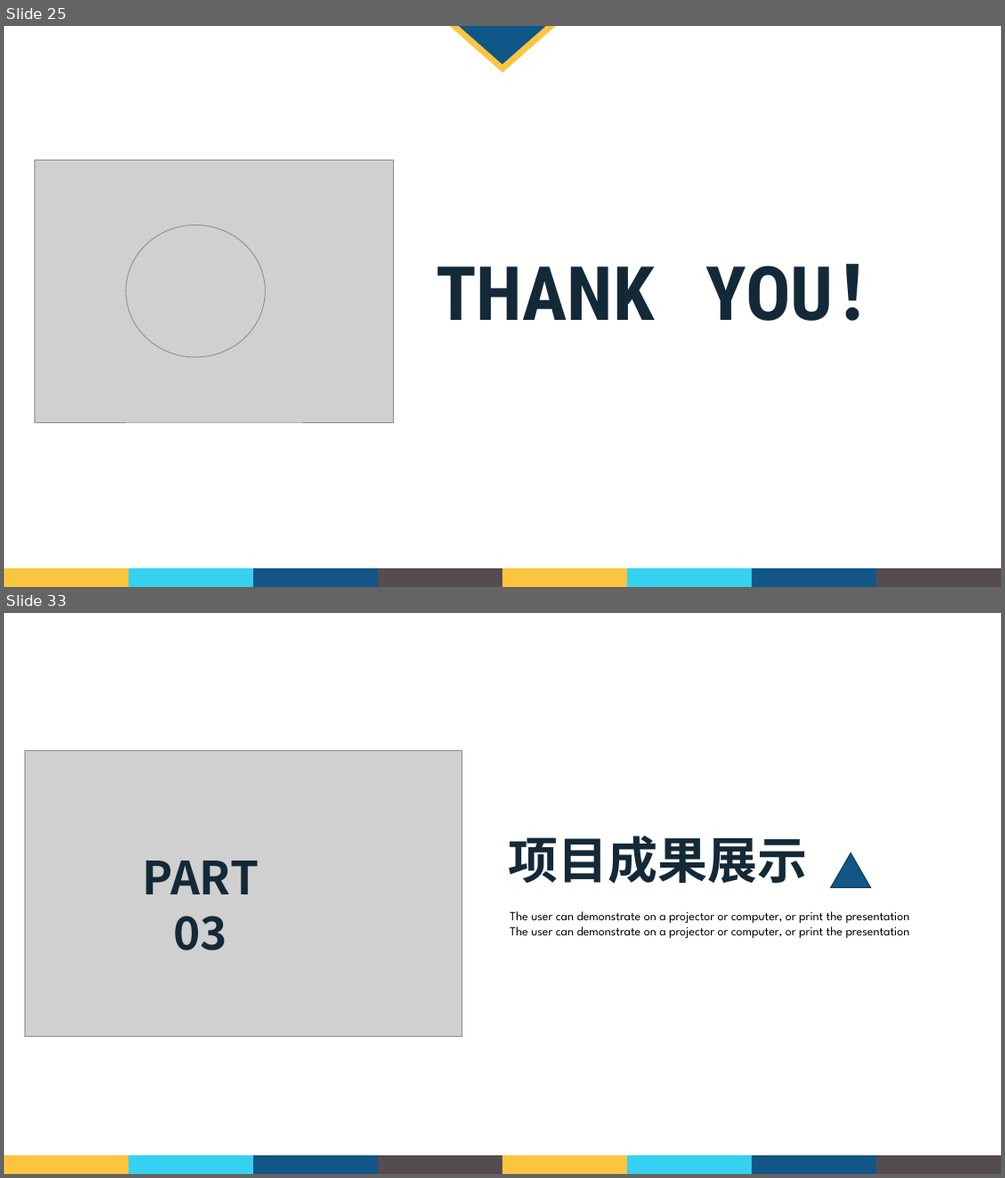
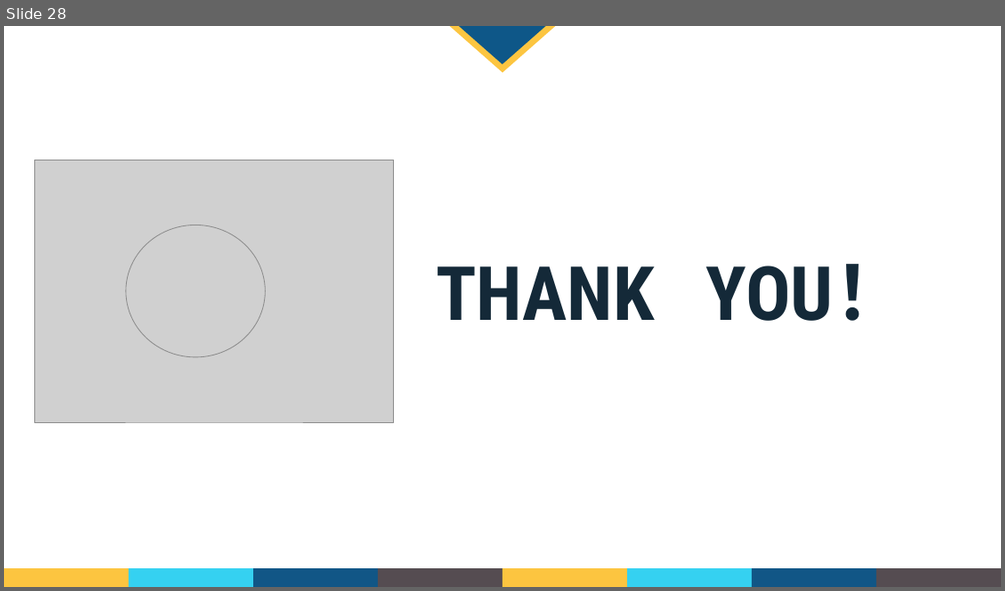
Before and after one commit to GaryHua226/AutomatedTesting, a slide deck: 课堂汇报/郭礼华_181250038.pptx. Shown one above the other, each under a label of ours: slides 25 and 33 before the commit, slide 28 after it; the slides between them are not shown. The pictures are 1005x1178 and 1005x591 pixels, drawn with LibreOffice and Linux fonts; fonts in the diff are those of the drawing; grey boxes stand for pictures; background and template pictures are left out. Boxes give left, top, right and bottom in pixels: in the first picture for what was removed or moved away, otherwise in the second. Text is boxed around its words. In the diff, an @@ line names an element or a change of style, - is before the commit and + after.

```diff
--- a/课堂汇报/郭礼华_181250038.pptx
+++ b/课堂汇报/郭礼华_181250038.pptx
@@ slide 33 removed at <box>4,613,1001,1174</box>, background picture (left out) @@
@@ picture removed at <box>25,751,462,1037</box> @@
@@ text removed at <box>509,835,808,884</box> @@
-项目成果展示
@@ text removed at <box>143,860,259,950</box> @@
-PART 03
@@ triangle removed at <box>831,853,880,905</box> @@
@@ text removed at <box>510,911,910,938</box> @@
-The user can demonstrate on a projector or computer, or print the presentation The user can demonstrate on a projector or computer, or print the presentation
@@ group removed at <box>4,1155,1001,1174</box>: 8 rectangles @@
@@ what was slide 25 is now slide 28 @@
```
Also in this commit, not shown: 1 slide changed, 3 slides added, 19 other slides removed.
